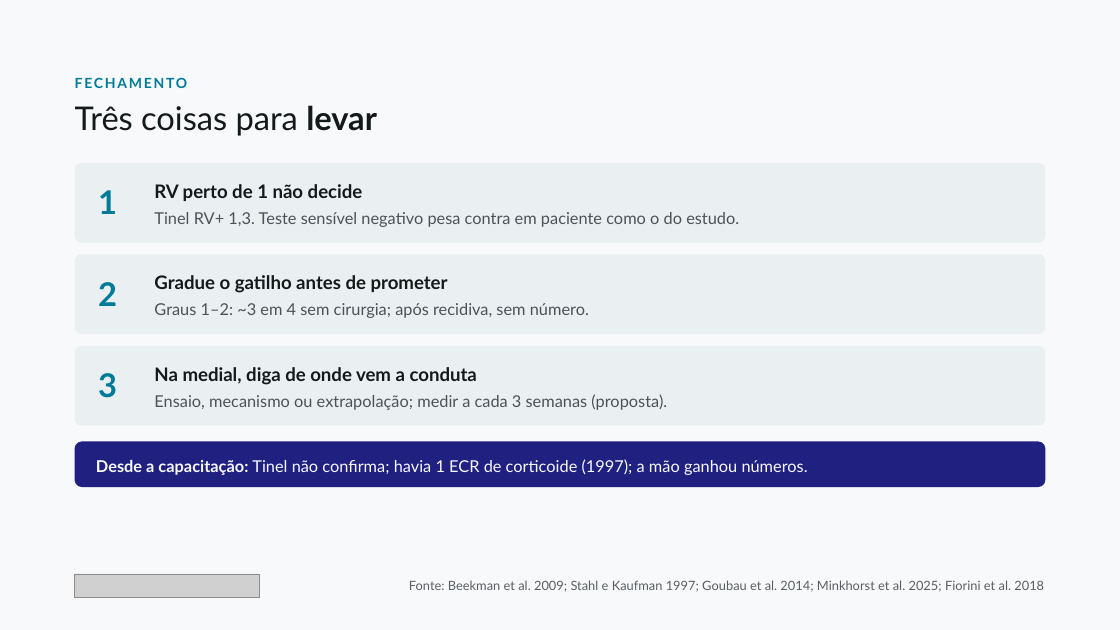
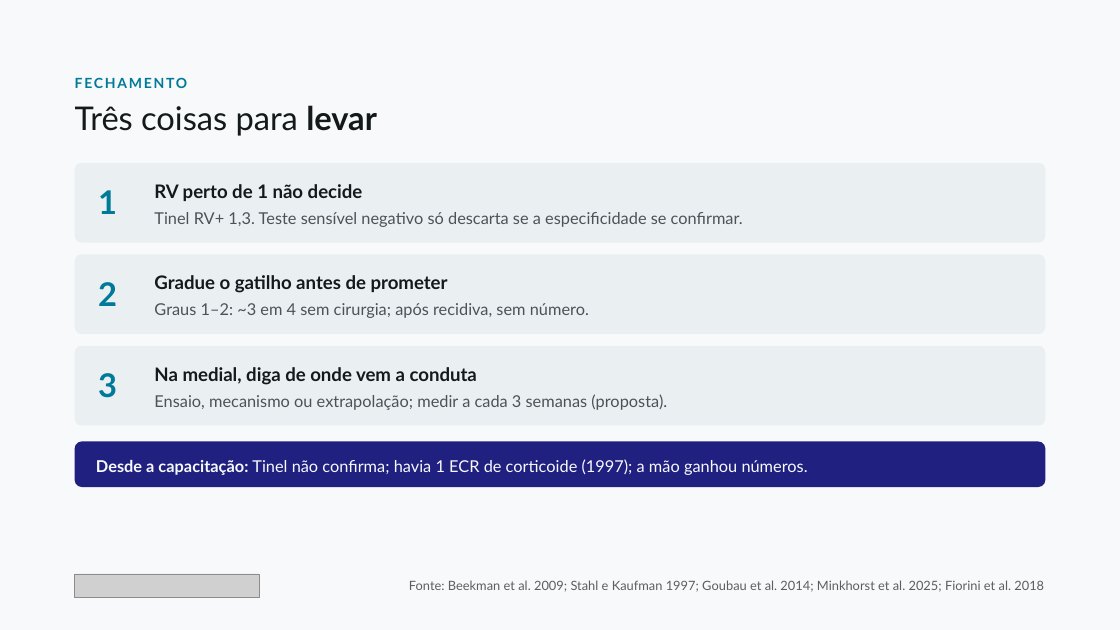
Before and after one commit to dossantosdanieel/illic, a slide deck: slide 27 of aulas/2026-11-cotovelo-medial-e-mao/04_aula/cotovelo-medial-e-mao.pptx. Drawn at 1120x630 pixels with LibreOffice and Linux fonts; fonts in the diff are those of the drawing; grey boxes stand for pictures. Boxes give left, top, right and bottom in pixels: in the first picture for what was removed or moved away, otherwise in the second. Text is boxed around its words. In the diff, an @@ line names an element or a change of style, - is before the commit and + after.

```diff
--- a/aulas/2026-11-cotovelo-medial-e-mao/04_aula/cotovelo-medial-e-mao.pptx
+++ b/aulas/2026-11-cotovelo-medial-e-mao/04_aula/cotovelo-medial-e-mao.pptx
@@ text at [154, 212, 743, 227]: text changed @@
-Tinel RV+ 1,3. Teste sensível negativo pesa contra em paciente como o do estudo.
+Tinel RV+ 1,3. Teste sensível negativo só descarta se a especificidade se confirmar.
```
Also in this commit, not shown: 6 other slides changed, 23 other files.
